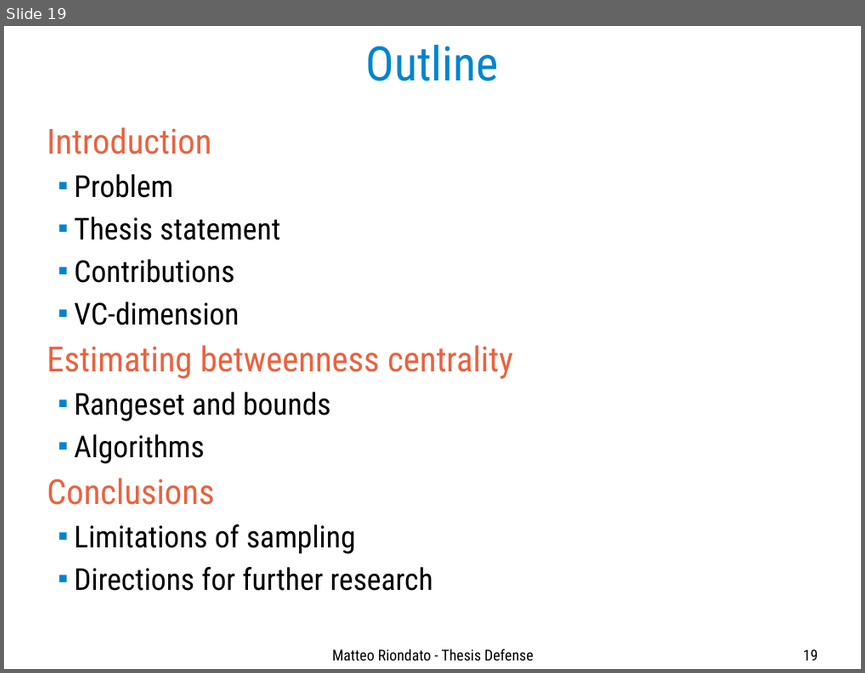
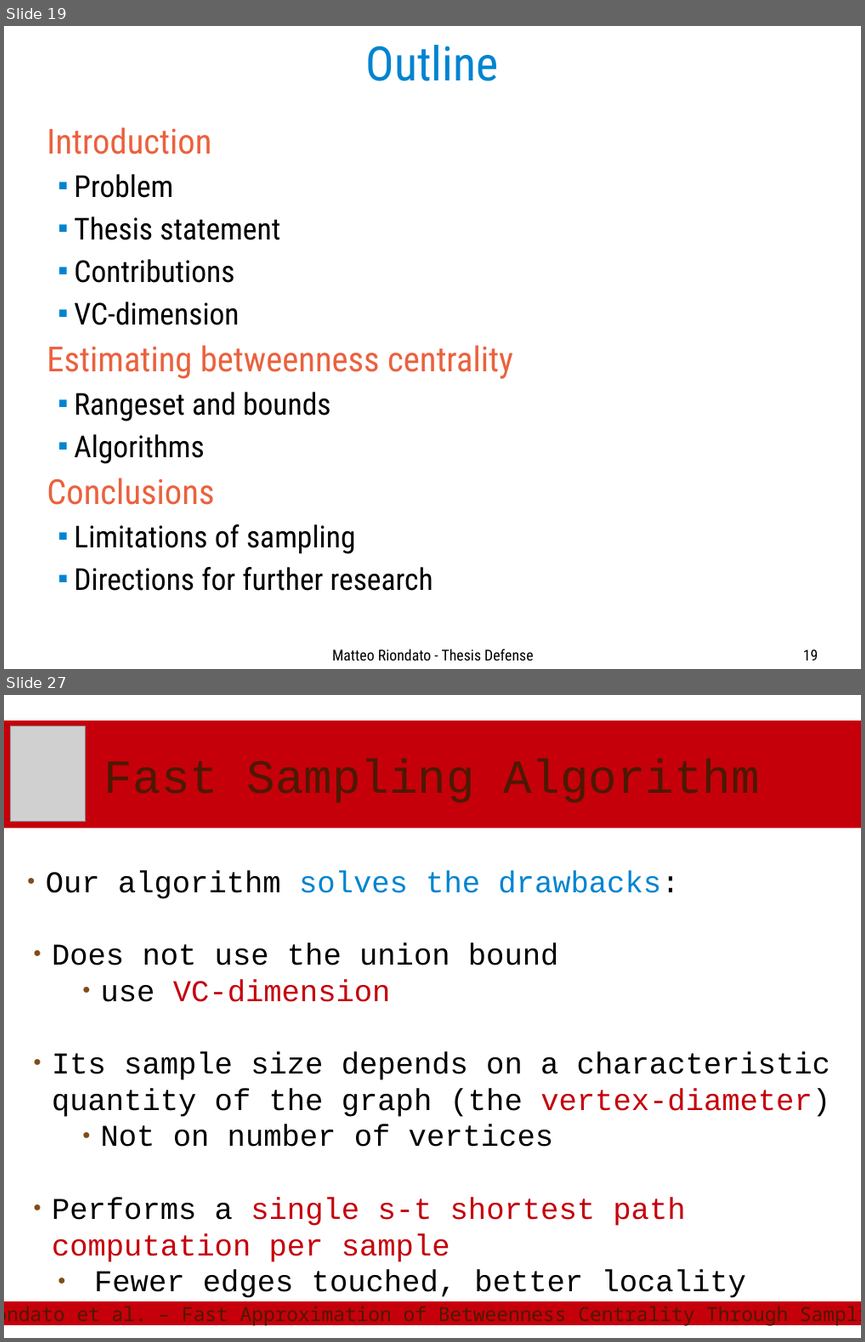
Before and after one commit to ZhizhongIsaacChen/dissertation, a slide deck: defense/Defense-talk.odp. Shown one above the other, each under a label of ours: slide 19 before the commit, slides 19 and 27 after it; the slides between them are not shown. The pictures are 865x673 and 865x1342 pixels, drawn with LibreOffice and Linux fonts; fonts in the diff are those of the drawing; grey boxes stand for pictures. Boxes give left, top, right and bottom in pixels: in the first picture for what was removed or moved away, otherwise in the second. Text is boxed around its words. In the diff, an @@ line names an element or a change of style, - is before the commit and + after.

Commit message:
Import betweenness slides. To reformat and expand.

```diff
--- a/defense/Defense-talk.odp
+++ b/defense/Defense-talk.odp
@@ slide 27 added at box(4, 695, 861, 1338), background #FFFFFF @@
@@ title added at box(4, 721, 861, 828), fill #C5000B, 44 pt, text #4C1900 @@
+Fast Sampling Algorithm
@@ picture added at box(10, 726, 86, 822) @@
@@ text added at box(46, 871, 830, 1298), 28 pt, text #000000 @@
+● Our algorithm solves the drawbacks:
+  ● Does not use the union bound
+      ● use VC-dimension
+  ● Its sample size depends on a characteristic quantity of the graph (the vertex-diameter)
+      ● Not on number of vertices
+  ● Performs a single s-t shortest path computation per sample
+    ● Fewer edges touched, better locality
@@ rectangle added at box(4, 1301, 861, 1325), fill #C5000B, outline #C5000B 0 pt, 18 pt, text #4C1900 @@
+Riondato et al. – Fast Approximation of Betweenness Centrality Through Sampling
```
Also in this commit, not shown: 3 slides changed, 27 other slides added.
